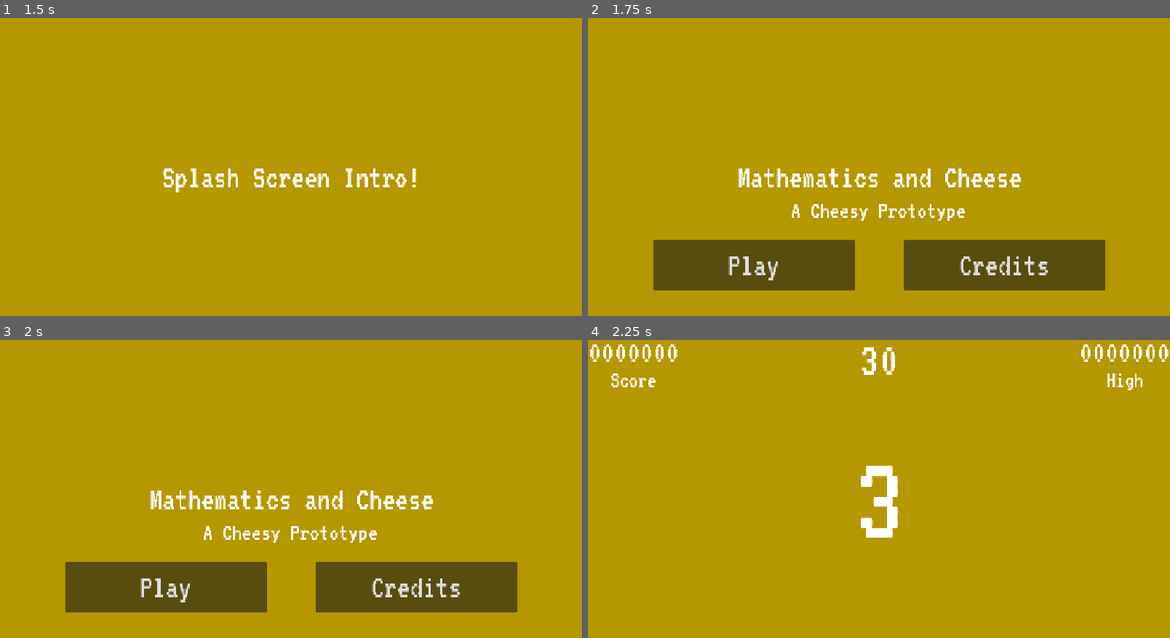
Above: before the commit, frames 1-4 (two rows, left to right).
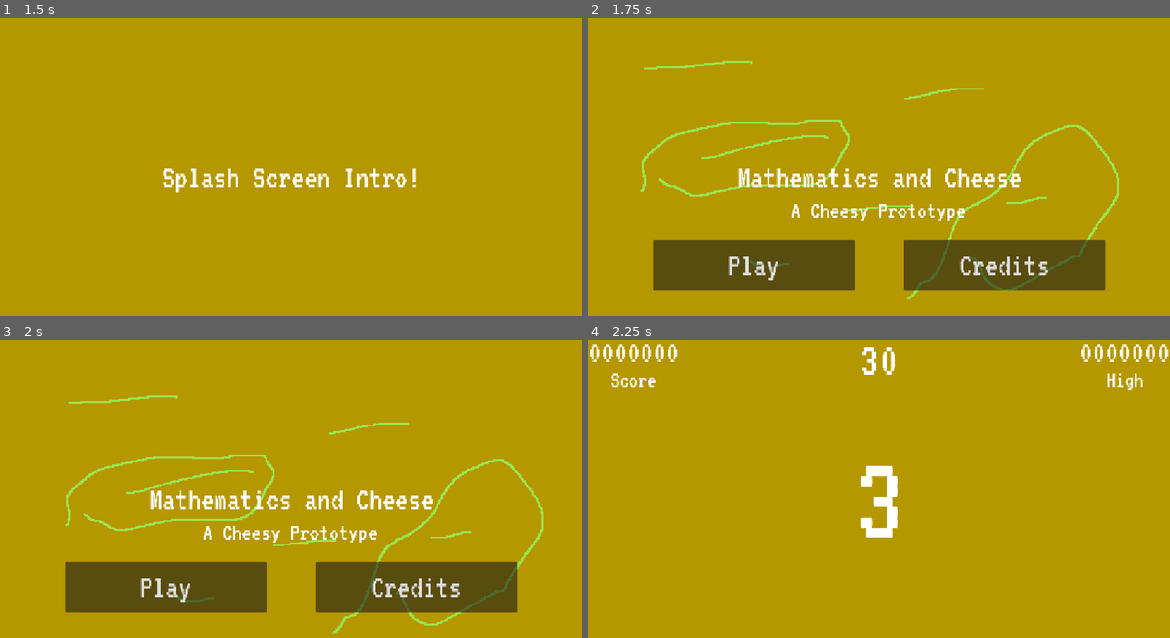
Above: after the commit, the same moments.

Repository: sdepouw/mathematics-and-cheese
Game: Godot game, scene res://Scenes/Root/root.tscn
The game is run twice, just before and just after one commit, with the same random seed, the same clock (stepped at 60 frames per second) and the same inputs.
Inputs (mouse positions are in pixels of both pictures, inside the frame that each line leads up to):
- Up to frame 1 (1.5 s): tap Enter at 0.5 s; move the mouse to (419, 161) at 0.52 s; hold D (move_right) 0.53-1.28 s; tap Space (shoot) at 0.6, 1.25, 1.35 s; click (419, 161) at 0.67 s; move the mouse to (174, 193) at 1.27 s; hold S (move_down) from 1.28 s (still down)
- Up to frame 2 (1.75 s): keep holding S (move_down)
- Up to frame 3 (2 s): keep holding S (move_down)
- Up to frame 4 (2.25 s): release S (move_down) at 2 s; click "Play" at 2 s

Frame 1 is identical in both runs. In frame 2, 1.9% of the frame differs, in the area x 9-92%, y 14-95%; in frame 3, 2.0%, in the area x 11-94%, y 18-99%; in frame 4, nothing differs.

Commit message:
Stub background image and add parallex
For main menu and credits scenes, but they don't share scroll progress

Diff:
--- a/Game/Scenes/Credits/credits.tscn
+++ b/Game/Scenes/Credits/credits.tscn
@@ -1,6 +1,7 @@
-[gd_scene load_steps=5 format=3 uid="uid://c2m51cu3euqqd"]
+[gd_scene load_steps=6 format=3 uid="uid://c2m51cu3euqqd"]
 
 [ext_resource type="Script" uid="uid://c066o242r7s4j" path="res://Scenes/Credits/credits.gd" id="1_ykwev"]
+[ext_resource type="PackedScene" uid="uid://vy44lgq4vbmt" path="res://Scenes/MenuBackground/menu_background.tscn" id="2_4lsct"]
 [ext_resource type="Script" uid="uid://de706yc1x0tdn" path="res://Scenes/ClickableRichTextLabel/clickable_rich_text_label.gd" id="2_22rij"]
 
 [sub_resource type="InputEventAction" id="InputEventAction_22rij"]
@@ -11,6 +12,8 @@
 
 [node name="Credits" type="Node"]
 script = ExtResource("1_ykwev")
+
+[node name="MenuBackground" parent="." instance=ExtResource("2_4lsct")]
 
 [node name="CreditsText" type="RichTextLabel" parent="."]
 anchors_preset = 15
--- a/Game/Scenes/MainMenu/main_menu.tscn
+++ b/Game/Scenes/MainMenu/main_menu.tscn
@@ -1,6 +1,7 @@
-[gd_scene load_steps=4 format=3 uid="uid://hnj5a3kfiu1v"]
+[gd_scene load_steps=5 format=3 uid="uid://hnj5a3kfiu1v"]
 
 [ext_resource type="Script" uid="uid://dguubyrqu3dxi" path="res://Scenes/MainMenu/main_menu.gd" id="1_uqdog"]
+[ext_resource type="PackedScene" uid="uid://vy44lgq4vbmt" path="res://Scenes/MenuBackground/menu_background.tscn" id="2_v763k"]
 
 [sub_resource type="InputEventAction" id="InputEventAction_uqdog"]
 action = &"shoot"
@@ -10,6 +11,8 @@
 
 [node name="MainMenu" type="Node"]
 script = ExtResource("1_uqdog")
+
+[node name="MenuBackground" parent="." instance=ExtResource("2_v763k")]
 
 [node name="GameTitleLabel" type="Label" parent="."]
 anchors_preset = 8
--- /dev/null
+++ b/Game/Scenes/MenuBackground/menu_background.tscn
@@ -0,0 +1,14 @@
+[gd_scene load_steps=2 format=3 uid="uid://vy44lgq4vbmt"]
+
+[ext_resource type="Texture2D" uid="uid://cwl8t64jyhp3j" path="res://Assets/Art/background.png" id="1_mr5fk"]
+
+[node name="MenuBackground" type="Node"]
+
+[node name="Parallax2D" type="Parallax2D" parent="."]
+repeat_size = Vector2(1152, 648)
+autoscroll = Vector2(100, 100)
+repeat_times = 2
+
+[node name="Background" type="Sprite2D" parent="Parallax2D"]
+position = Vector2(576, 324)
+texture = ExtResource("1_mr5fk")
--- a/Game/Scenes/Root/root.tscn
+++ b/Game/Scenes/Root/root.tscn
@@ -6,7 +6,7 @@
 [node name="Root" type="Node"]
 script = ExtResource("1_1r6ip")
 
-[node name="ColorRect" type="ColorRect" parent="."]
+[node name="BackgroundColor" type="ColorRect" parent="."]
 anchors_preset = 15
 anchor_right = 1.0
 anchor_bottom = 1.0
Binary file added: Game/Assets/Art/background.png
Not shown, added: Game/Assets/Art/background.png.import
Not shown, added: Art/background.aseprite
